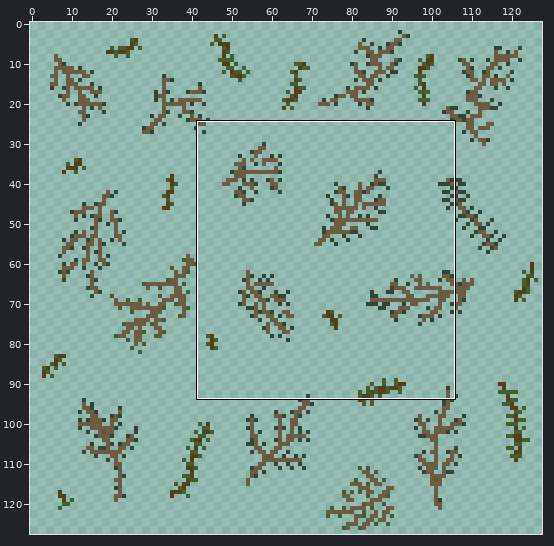
One commit to this sprite sheet: dlight/textures/blocks/leaves_spruce.png. Above: a wide view before the commit, with the close-up outlined.
Close-up. As it was:
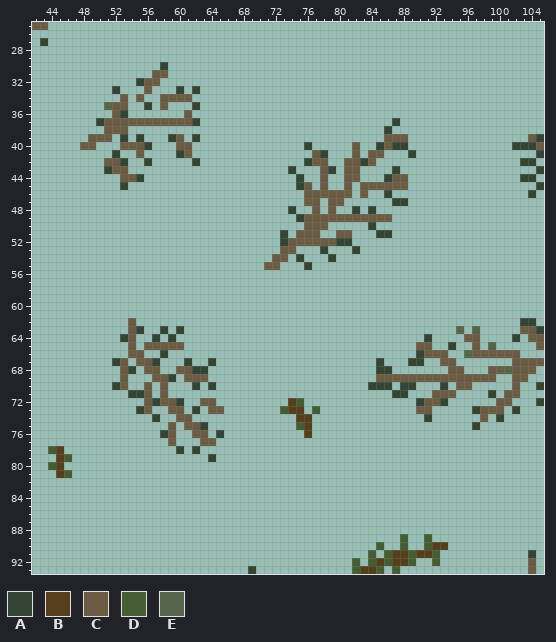
The file is 128x128 pixels. Shown: x 42..105, y 25..93.
Palette (. is transparent): A #334535  B #553e1a  C #6c5c44  D #445d31  E #57654c
Pixels before (only the part around the change), first column x 42:
25 CC..............................................................
26 ................................................................
27 .A..............................................................
28 ................................................................
29 ................................................................
30 ................A...............................................
31 ...............CC...............................................
32 .............ACC................................................
33 ..........A...C...A.A...........................................
34 ...........C.C..CCCC............................................
35 .........ECC..A.C...A...........................................
36 ..........CA.......C............................................
37 ........ACCCCCCCCCCCA........................A..................
38 .........CCC................................A...................
39 .......CCC.A.A...AC.A.......................CCC...............CA
40 ......CC...CCCA...CC..............A.....C..ACAA.............AAAC
41 ..........A..C....AC...............CA...C.CC...A...............A
42 .........CCA..A.....A.............ACC..CCAC..................AA.
43 .........ACC....................A...CA.CC....A.................A
44 ...........CCA...................A..C..CC...ACC..............AA.
45 ...........A.....................AC.C..C.CCCCCC................A
46 ..................................CCCCCC.C..A.................A.
47 ..................................CC.CC......AA.................
48 ................................A..C.C..A.A.....................
49 .................................ACCCCCCCCCCC...................
50 ..................................CCC.....A.....................
51 ...............................A.CCC..CC...AA...................
52 ...............................ACCCCCCAA........................
53 ...............................CC...A...A.......................
54 ..............................CC.A...A..........................
55 .............................CC...A.............................
56 ................................................................
57 ................................................................
58 ................................................................
59 ................................................................
60 ................................................................
61 ................................................................
62 ............C................................................AA.
63 ............CA..A.A..................................E.E.....CCA
64 ...........AC..A.A...............................A....CC....A.CC
65 ............C.CCCCC.............................CC..A..C.E.....C
66 ............CC..A...............................ACCC..ECCCCCC...
67 ..........AC.CCA...A..A....................A...AA..CC.......CCCC
68 ...........CA.CC..CCAA.....................AA.......CC...CCECCC.
69 ...........C...CCA.CCC.....................CCCCCCCCCCCCCCC..CC..
70 ..........AC..C.C...A.A...................AAA.AA...A.CC.....C..A
71 ............AAC.C............................AA...CCC....A.CC...
72 ..............CACCA..CC.........BD..............ACCA......CC...A
73 .............AC..CC.A.CC.......DBB.D............CC.....ACCC.A...
74 ...............A..CC.............BB..............A......C.A.....
75 .................C.CCA...........DB....................A........
76 ................AC..CC.A..........B.............................
77 .................C...CC.........................................
78 ..DB..............A.A...........................................
79 ...BD.................A.........................................
80 ..DB............................................................
81 ...BD...........................................................
82 ................................................................
83 ................................................................
84 ................................................................
85 ................................................................
86 ................................................................
87 ................................................................
88 ................................................................
89 ..............................................D..D..............
90 ...........................................D..D..DBB............
91 ..........................................D.DBBDBBD...........A.
92 ........................................D.DBDBBD..D...........C.
93 ...........................A............DBBD.D................C.
After the commit:
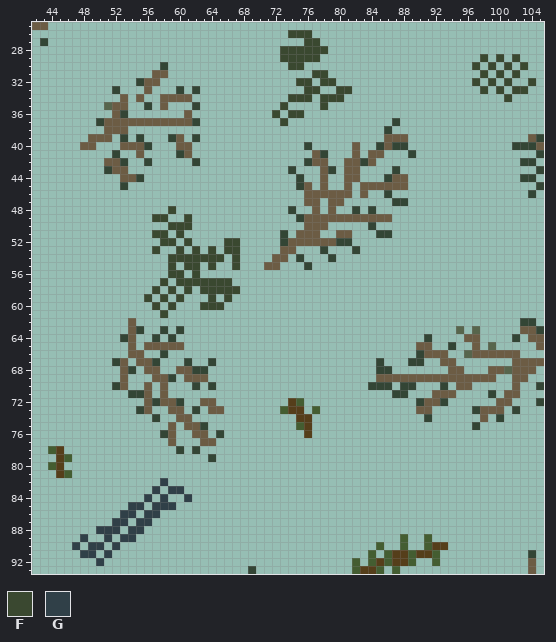
Colours new in this view: F #3a4830  G #304048
From the commit log: purpur pillar. Revisions to spruce leaves
Changes in this commit:
The edit adds colour F in row 26 at x 74 to 76; in row 27 at x 76 to 77; in row 28 at x 73 to 78; in row 29 at x 73 to 77, 98, 100 and 102; in row 30 at x 74 to 75, 97, 99, 101 and 103; in row 31 at x 77 to 78, 98, 100 and 102.
The edit adds colour F in row 32 at x 75 to 76, 78 to 79, 97, 99, 101 and 104; in row 33 at x 76 to 77, 80 to 81, 98, 100 and 102 to 103; in row 34 at x 74 to 76, 78 to 80 and 101; in row 35 at x 73 and 78; in row 36 at x 72 and 74 to 75; in row 37 at x 73.
The edit adds colour F in row 48 at x 59; in row 49 at x 57 to 58 and 61; in row 50 at x 59 to 61; in row 51 at x 57 to 58 and 60; in row 52 at x 58 to 59, 61 and 66 to 67; in row 53 at x 57, 60, 62, 64 and 66 to 67.
The edit adds colour F in row 54 at x 59 to 65 and 67; in row 55 at x 59, 61 to 62, 64 and 67; in row 56 at x 59 to 60 and 62; in row 57 at x 58 and 60 to 66; in row 58 at x 57, 59, 61 and 63 to 67; in row 59 at x 56, 58, 60, 64 and 66.
The edit adds colour F in row 60 at x 57, 59 and 63 to 65; in row 61 at x 58.
The edit adds colour G in row 82 at x 58; in row 83 at x 57 and 59 to 60; in row 84 at x 56, 58 and 61; in row 85 at x 54 to 55 and 57 to 59; in row 86 at x 53 to 54 and 56 to 57; in row 87 at x 52 to 53 and 55 to 56.
The edit adds colour G in row 88 at x 50 to 52 and 54 to 55; in row 89 at x 48, 51 and 53 to 54; in row 90 at x 47, 49 to 50 and 52; in row 91 at x 48 to 49 and 51; in row 92 at x 50.
Pixel boxes of the changes (left, top, right, bottom) in both close-ups:
added: (272, 30, 352, 126)
added: (472, 54, 536, 102)
added: (144, 206, 240, 318)
added: (72, 478, 192, 566)
